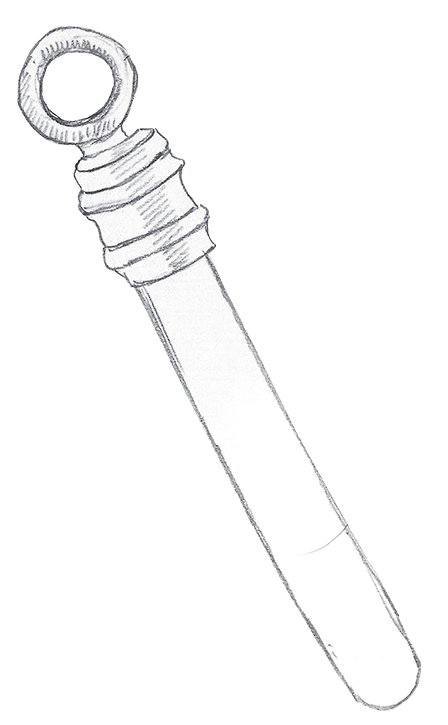
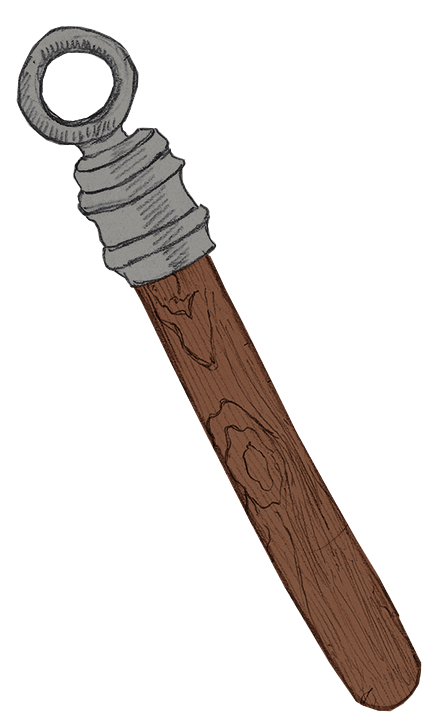
Comparing the layer stacks of the two w=448, h=725 images. Changes:
added layer "iron" (multiply) above "wood copy" over [16, 26, 232, 302]
added layer "wood copy" (multiply) above "wood" over [130, 253, 422, 712]
added layer "wood" (color, 50%) above "Calque 1 copy" over [130, 253, 422, 712]
added layer "Calque 1 copy" (multiply, 50%) above "Calque 1" over [16, 26, 422, 712]
